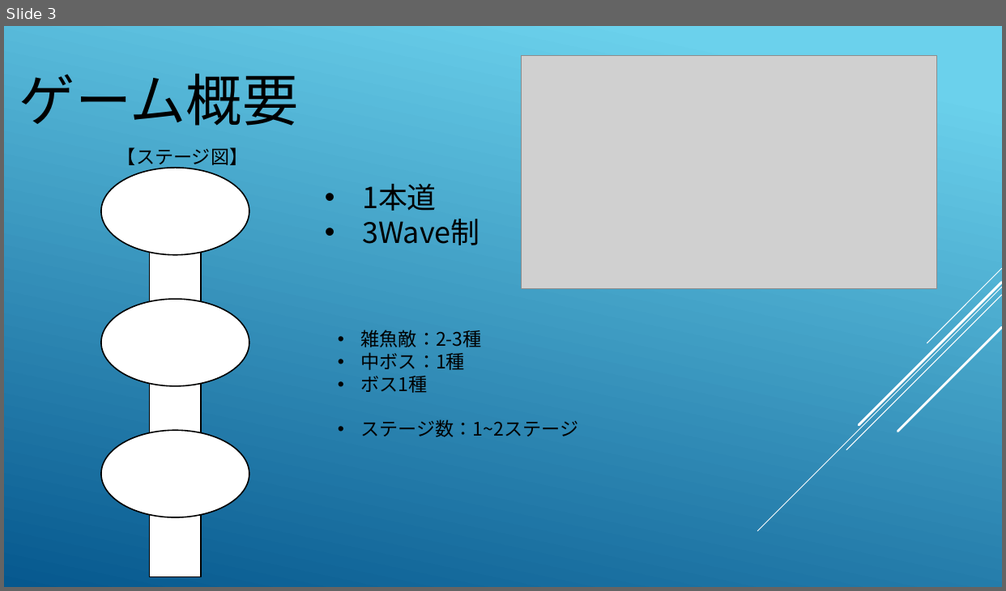
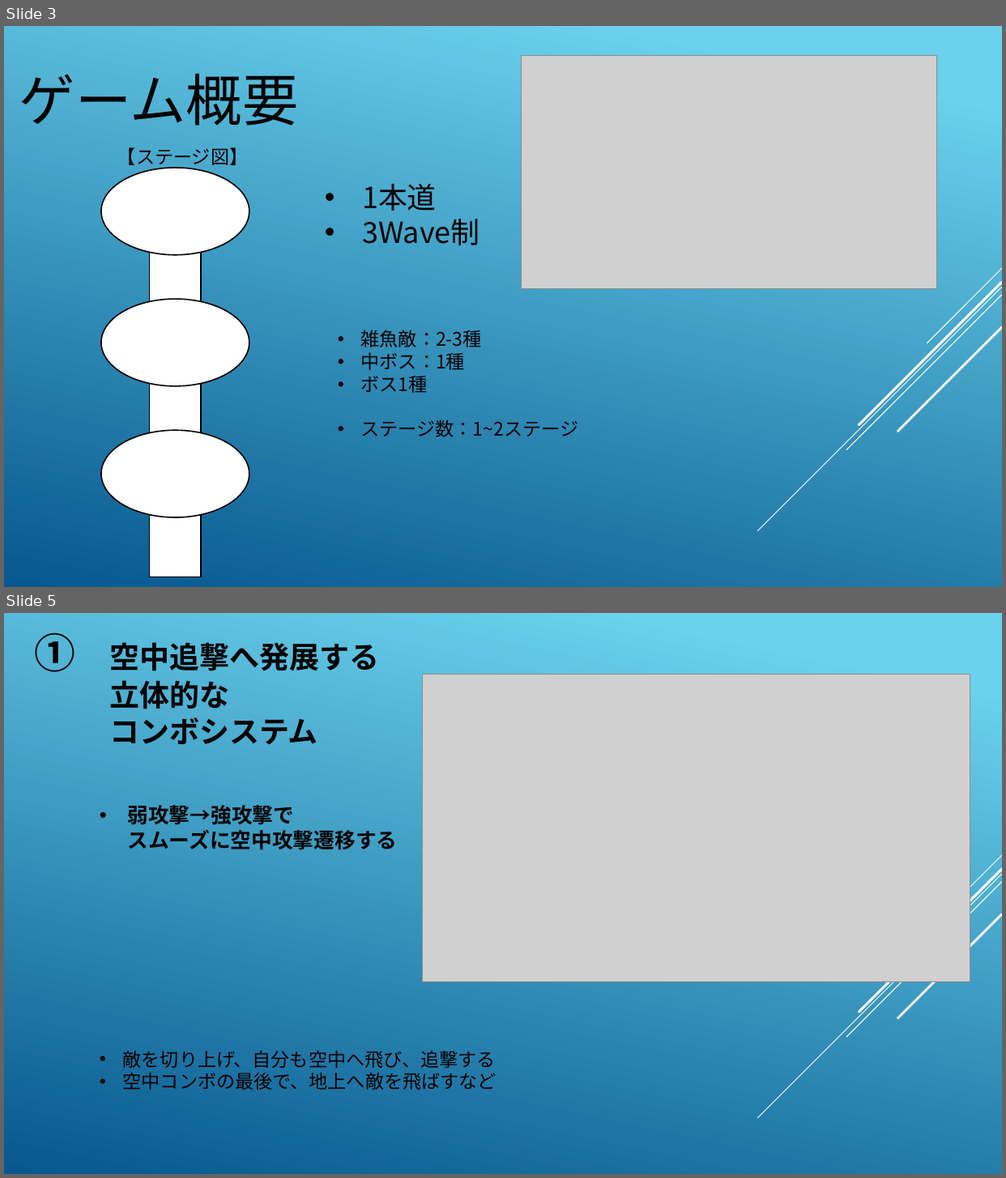
Before and after one commit to hir4rin/2026_summer, a slide deck: 進捗/2026_summer企画書part2.pptx. Shown one above the other, each under a label of ours: slide 3 before the commit, slides 3 and 5 after it; the slides between them are not shown. The pictures are 1006x591 and 1006x1178 pixels, drawn with LibreOffice and Linux fonts; fonts in the diff are those of the drawing; grey boxes stand for pictures. Boxes give left, top, right and bottom in pixels: in the first picture for what was removed or moved away, otherwise in the second. Text is boxed around its words. In the diff, an @@ line names an element or a change of style, - is before the commit and + after.

```diff
--- a/進捗/2026_summer企画書part2.pptx
+++ b/進捗/2026_summer企画書part2.pptx
@@ slide 5 added at (x1=4, y1=613, x2=1002, y2=1174), background gradient #6ED2EB to #06588E; not listed: 5 template elements that a slide beside it also shows @@
@@ title added at (x1=35, y1=632, x2=379, y2=745), 28.8 pt, text #000000, bold @@
+① 空中追撃へ発展する
+立体的な
+コンボシステム
@@ picture added at (x1=423, y1=674, x2=970, y2=982) @@
@@ text added at (x1=128, y1=805, x2=398, y2=850), 20 pt, text #000000, bold @@
+• 弱攻撃→強攻撃で
+  スムーズに空中攻撃遷移する
@@ text added at (x1=123, y1=1050, x2=496, y2=1090), 18 pt, text #000000 @@
+• 敵を切り上げ、自分も空中へ飛び、追撃する
+• 空中コンボの最後で、地上へ敵を飛ばすなど
```
Also in this commit, not shown: 3 slides changed, 1 other slide added, 2 slides removed, 1 other file.
